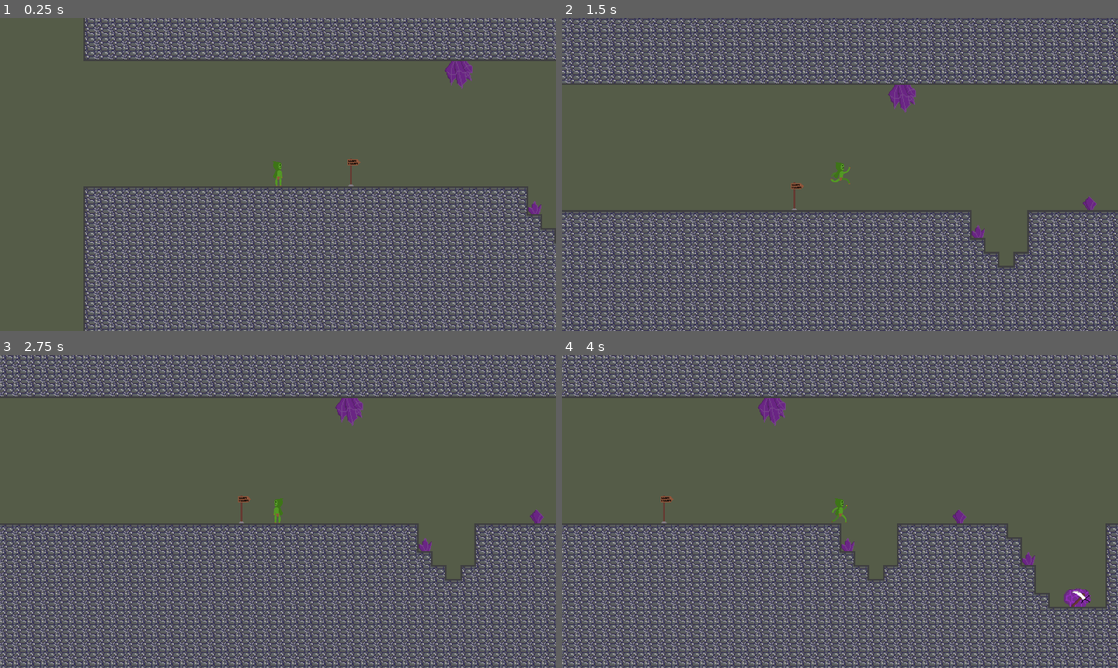
Above: before the commit, frames 1-4 (two rows, left to right).
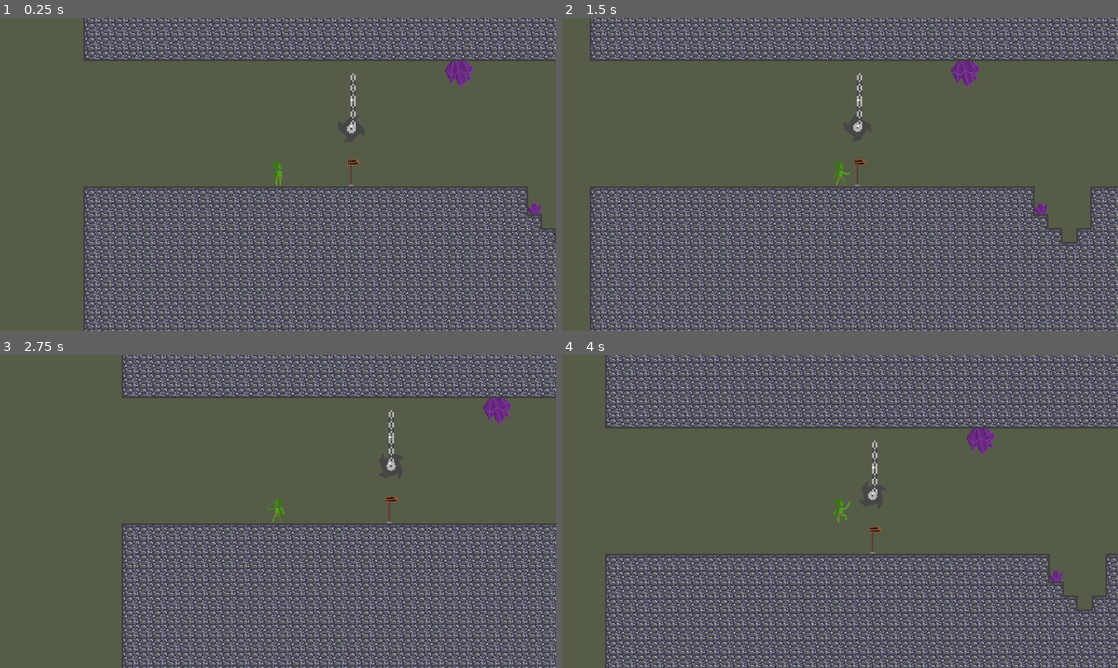
Above: after the commit, the same moments.

Repository: ryschneider/Grapple-Goblin
Game: Godot game, scene res://objects/Screen1.tscn
Same seed, same stepped clock (60 frames per second), same inputs: the game is played once before the commit and once after it.
Inputs (mouse positions are in pixels of both pictures, inside the frame that each line leads up to):
- Up to frame 1 (0.25 s): no input
- Up to frame 2 (1.5 s): tap Enter at 0.5 s; move the mouse to (962, 158) at 0.52 s; hold D (move_right) from 0.53 s (still down); click (962, 158) at 0.6 s; tap Space (jump) at 0.77 s; move the mouse to (728, 190) at 1.27 s; right-click (728, 190) at 1.35 s
- Up to frame 3 (2.75 s): tap Space (jump) at 1.52 s; move the mouse to (333, 442) at 2.02 s; release D (move_right) at 2.03 s; hold A (move_left) from 2.03 s (still down); click (333, 442) at 2.1 s
- Up to frame 4 (4 s): move the mouse to (812, 574) at 2.77 s; release A (move_left) at 2.78 s; hold D (move_right) from 2.78 s (still down); right-click (812, 574) at 2.85 s; tap Space (jump) at 3.02, 3.77 s; move the mouse to (1006, 558) at 3.52 s; click (1006, 558) at 3.6 s

The runs differ from the first frame. In frame 1, 0.1% of the frame differs, in the area x 62-64%, y 17-37%; in frame 2, 44%; in frame 3, 37%; in frame 4, 45%, in the area x 0-100%, y 0-100%.

Commit message:
Saw
Add saw (from neb)

Diff:
--- /dev/null
+++ b/Saw.gd
@@ -0,0 +1,15 @@
+extends Area2D
+
+
+# Called when the node enters the scene tree for the first time.
+func _ready():
+	pass # Replace with function body.
+
+
+# Called every frame. 'delta' is the elapsed time since the previous frame.
+func _process(delta):
+	pass
+
+
+func _on_body_entered(body):
+	get_tree().reload_current_scene()
--- /dev/null
+++ b/Saw.tscn
@@ -0,0 +1,76 @@
+[gd_scene load_steps=8 format=3 uid="uid://b555e1bxlwhv8"]
+
+[ext_resource type="Script" path="res://Saw.gd" id="1_61rix"]
+[ext_resource type="Texture2D" uid="uid://c332eh17pi6jr" path="res://assets/Level/Other/pixil-frame-0.png" id="1_s1qfl"]
+[ext_resource type="Texture2D" uid="uid://dxaj83kg4gk34" path="res://assets/Level/Other/pixil-frame-0 (4).png" id="2_aux0e"]
+
+[sub_resource type="Animation" id="Animation_41g8f"]
+resource_name = "rotate"
+loop_mode = 1
+tracks/0/type = "value"
+tracks/0/imported = false
+tracks/0/enabled = true
+tracks/0/path = NodePath(".:rotation")
+tracks/0/interp = 1
+tracks/0/loop_wrap = true
+tracks/0/keys = {
+"times": PackedFloat32Array(0, 0.5, 1),
+"transitions": PackedFloat32Array(1, 1, 1),
+"update": 0,
+"values": [0.0, 3.14159, 6.28319]
+}
+
+[sub_resource type="Animation" id="Animation_f04hp"]
+length = 0.001
+tracks/0/type = "value"
+tracks/0/imported = false
+tracks/0/enabled = true
+tracks/0/path = NodePath(".:rotation")
+tracks/0/interp = 1
+tracks/0/loop_wrap = true
+tracks/0/keys = {
+"times": PackedFloat32Array(0),
+"transitions": PackedFloat32Array(1),
+"update": 0,
+"values": [0.0]
+}
+
+[sub_resource type="AnimationLibrary" id="AnimationLibrary_pn0qk"]
+_data = {
+"RESET": SubResource("Animation_f04hp"),
+"rotate": SubResource("Animation_41g8f")
+}
+
+[sub_resource type="CircleShape2D" id="CircleShape2D_lyogd"]
+radius = 9.0
+
+[node name="Area2D" type="Area2D"]
+collision_layer = 0
+collision_mask = 9
+script = ExtResource("1_61rix")
+
+[node name="Saw" type="Sprite2D" parent="."]
+texture_filter = 1
+position = Vector2(0, -0.5)
+scale = Vector2(1.00184, 1.0016)
+texture = ExtResource("1_s1qfl")
+
+[node name="AnimationPlayer" type="AnimationPlayer" parent="Saw"]
+autoplay = "rotate"
+libraries = {
+"": SubResource("AnimationLibrary_pn0qk")
+}
+
+[node name="Chain" type="Sprite2D" parent="."]
+position = Vector2(1, -9)
+texture = ExtResource("2_aux0e")
+
+[node name="Chain2" type="Sprite2D" parent="."]
+position = Vector2(1, -24)
+texture = ExtResource("2_aux0e")
+
+[node name="CollisionShape2D" type="CollisionShape2D" parent="."]
+visible = false
+shape = SubResource("CircleShape2D_lyogd")
+
+[connection signal="body_entered" from="." to="." method="_on_body_entered"]
--- a/objects/Player.tscn
+++ b/objects/Player.tscn
@@ -105,7 +105,7 @@
 shape = SubResource("CircleShape2D_kfyvr")
 
 [node name="Player" type="CharacterBody2D" parent="."]
-collision_layer = 0
+collision_layer = 8
 script = ExtResource("1_xdg55")
 
 [node name="CollisionShape2D" type="CollisionShape2D" parent="Player"]
--- a/objects/Screen1.tscn
+++ b/objects/Screen1.tscn
@@ -1,8 +1,9 @@
-[gd_scene load_steps=4 format=3 uid="uid://bhsjfpa1k5plq"]
+[gd_scene load_steps=5 format=3 uid="uid://bhsjfpa1k5plq"]
 
 [ext_resource type="TileSet" uid="uid://bqamqd2q5hb2w" path="res://resources/TileSet.tres" id="2_ogcsm"]
 [ext_resource type="PackedScene" uid="uid://cdrym56evtx8a" path="res://objects/Player.tscn" id="2_sh5py"]
 [ext_resource type="Script" path="res://scripts/IceFireMap.gd" id="3_8b8xs"]
+[ext_resource type="PackedScene" uid="uid://b555e1bxlwhv8" path="res://Saw.tscn" id="4_407lt"]
 
 [node name="Screen1" type="Node2D"]
 
@@ -35,3 +36,8 @@
 layer_1/z_index = 0
 layer_1/tile_data = PackedInt32Array(1704020, 131075, 2, 1638484, 262147, 0, 1572948, 65539, 1, 1507412, 65539, 1, 1441 …(90121 unchanged characters)…
 script = ExtResource("3_8b8xs")
+
+[node name="Area2D" parent="." instance=ExtResource("4_407lt")]
+texture_filter = 1
+position = Vector2(171, -100)
+scale = Vector2(4, 4)
